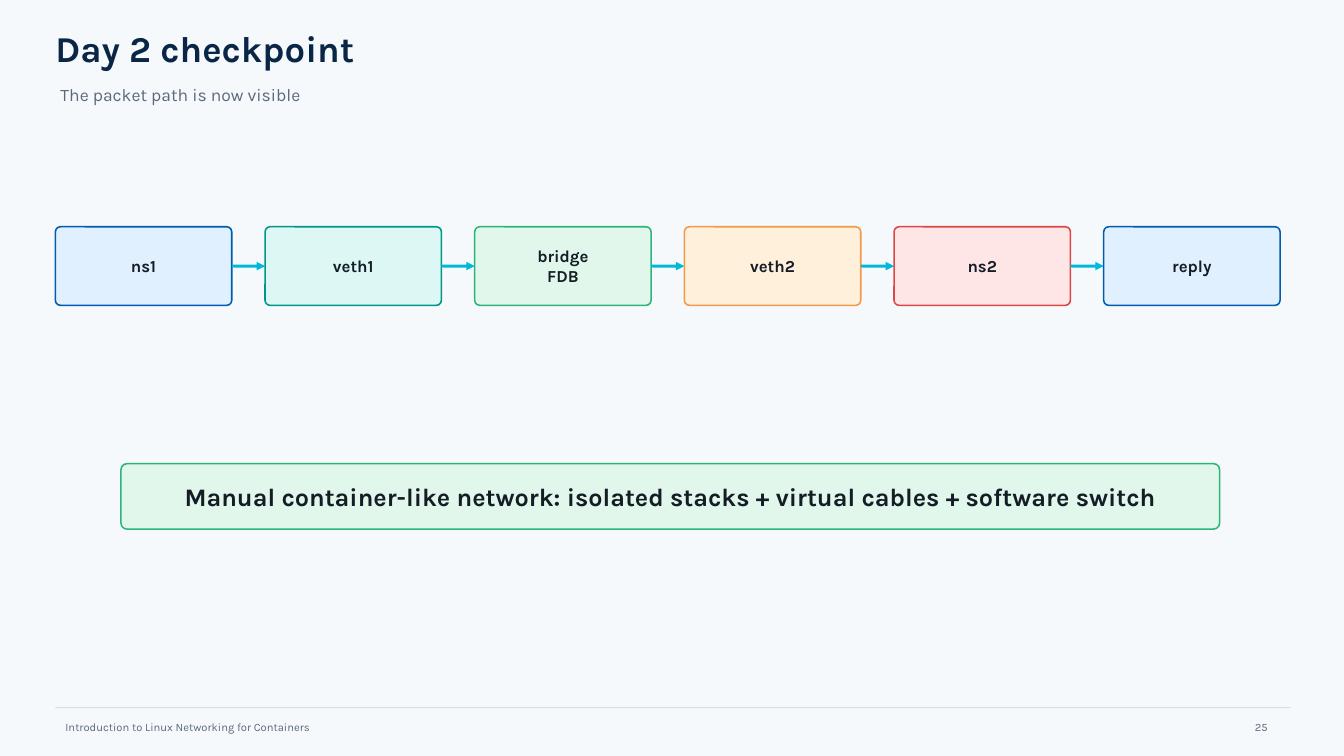
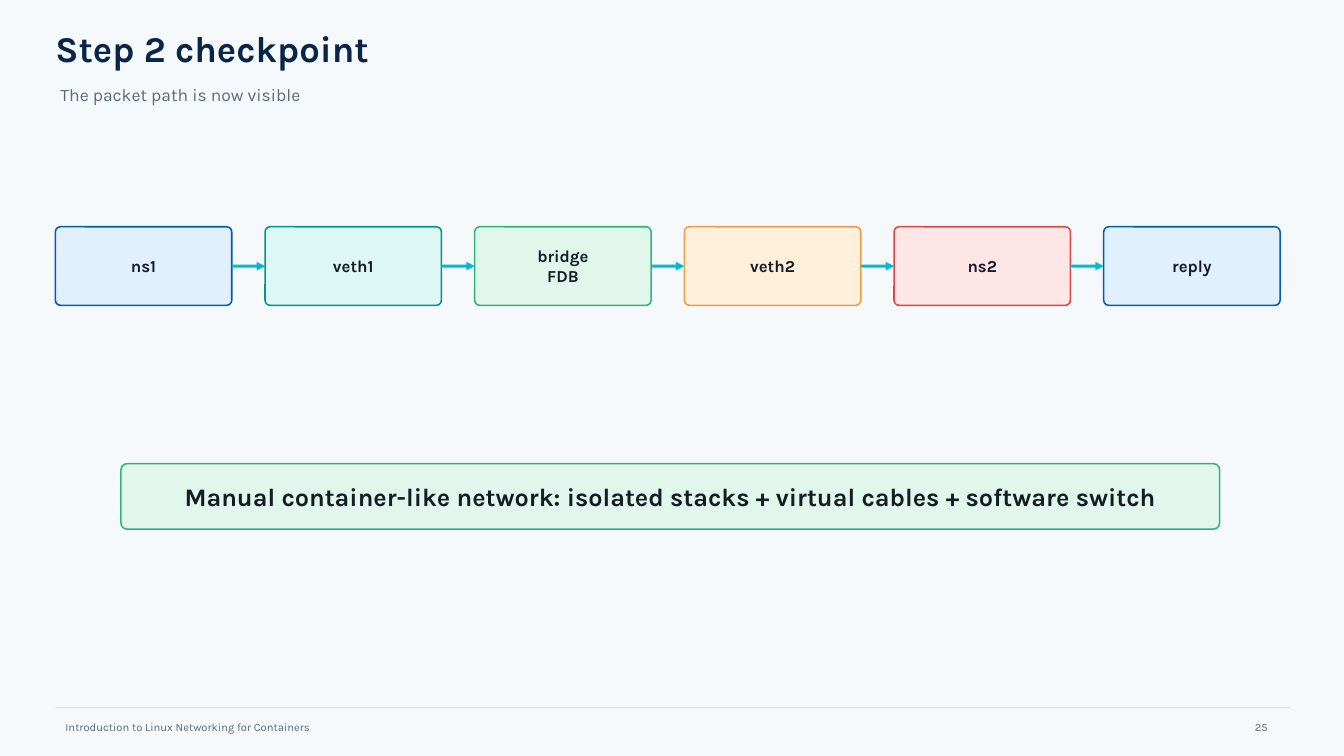
Before and after one commit to ltfe-ict-academy/containerized_infrastructure_and_workload_security, a slide deck: slide 25 of 03_Container_and_Linux_networking/01_Introduction_to_Linux_Networking_for_Containers/introduction_linux_networking_for_containers_combined_50slides.odp. Drawn at 1344x756 pixels with LibreOffice and Linux fonts; fonts in the diff are those of the drawing. Boxes give left, top, right and bottom in pixels: in the first picture for what was removed or moved away, otherwise in the second. Text is boxed around its words. In the diff, an @@ line names an element or a change of style, - is before the commit and + after.

```diff
--- a/03_Container_and_Linux_networking/01_Introduction_to_Linux_Networking_for_Containers/introduction_linux_networking_for_containers_combined_50slides.odp
+++ b/03_Container_and_Linux_networking/01_Introduction_to_Linux_Networking_for_Containers/introduction_linux_networking_for_containers_combined_50slides.odp
@@ text at (x1=55, y1=36, x2=369, y2=71): text changed @@
-Day 2 checkpoint
+Step 2 checkpoint
```
Also in this commit, not shown: 12 other slides changed.
